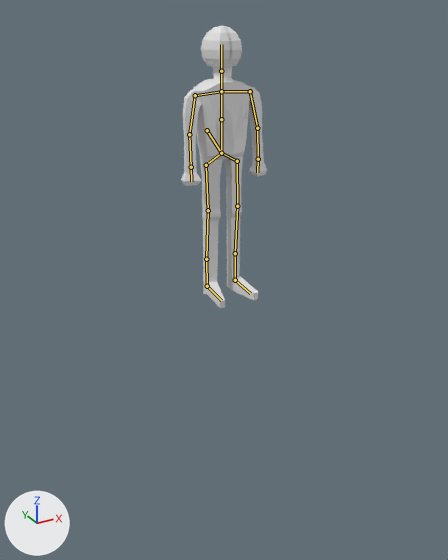
The Blender file slappables/enemies/enemy.blend as it was, and as the next commit left it.
One viewpoint serves both versions: a 50 mm camera at (-3.66, -6.69, 3.5) aimed at (0.05, 0.06, 0.12). The axes (+X, +Y, +Z) are drawn at lower left. The lights are the same throughout. The bones that bend it are drawn over the model as lines.
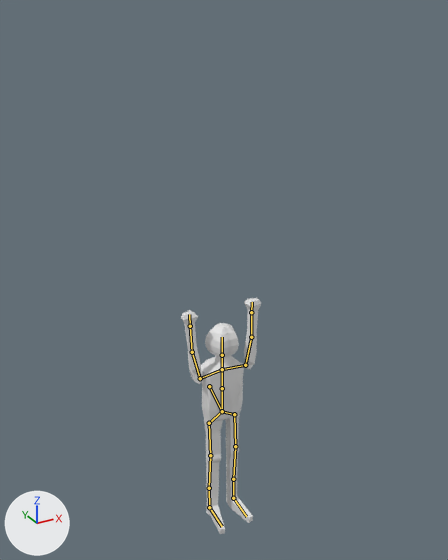
The newer file adds an action. The first version stands in its rest pose; the second is drawn at frame 0 of the action 'spawn'.

Location of each change, [x1, y1, x2, y2] in pixels of the pictures (448 x 560 px):
'Sphere', posed (7% narrower, 16% shorter): before [181, 26, 267, 308]; after [181, 298, 261, 534]
bone 'Root', root to tip: before (207, 130) to (221, 153); after (209, 386) to (222, 411)
bone 'RightUpperArm', root to tip: before (195, 95) to (189, 134); after (200, 378) to (192, 352)
bone 'LeftUpperArm', root to tip: before (250, 91) to (257, 128); after (245, 365) to (251, 337)

What the commit changed:
Bone 'Root' (bone_root) moves from (0.0, 0.0, 0.0) to (0.0, 1.826, 3.366).
Bone 'RightUpperArm' (bone_rightupperarm) turns from (0, 0, 0) to (-178, 1, 25) degrees about its own x, y and z.
Bone 'LeftUpperArm' (bone_leftupperarm) turns from (0, 0, 0) to (178, -2, -25) degrees about its own x, y and z.
